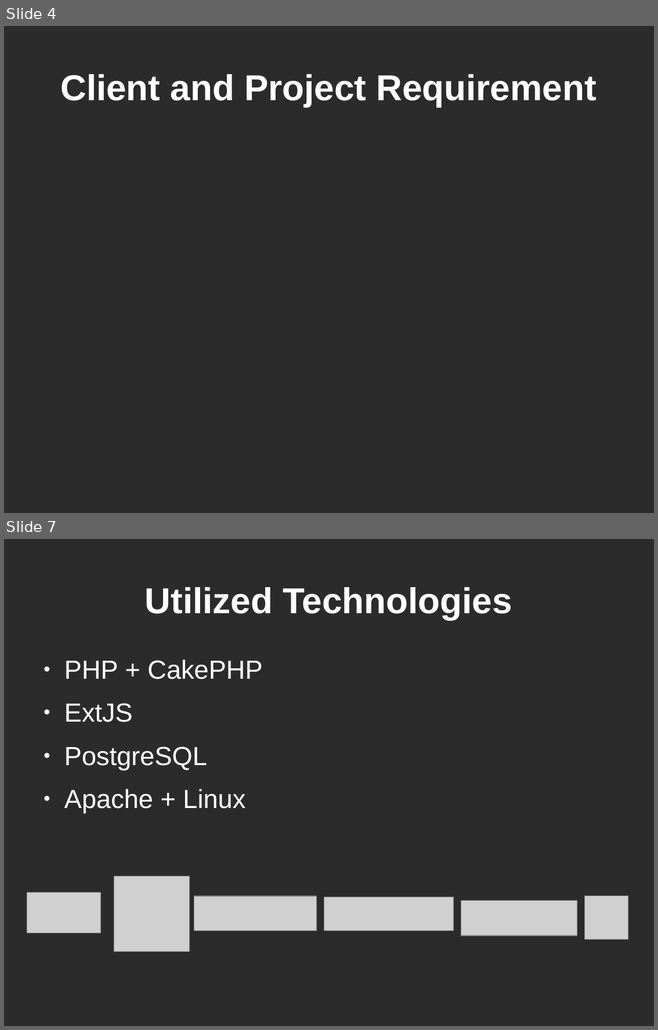
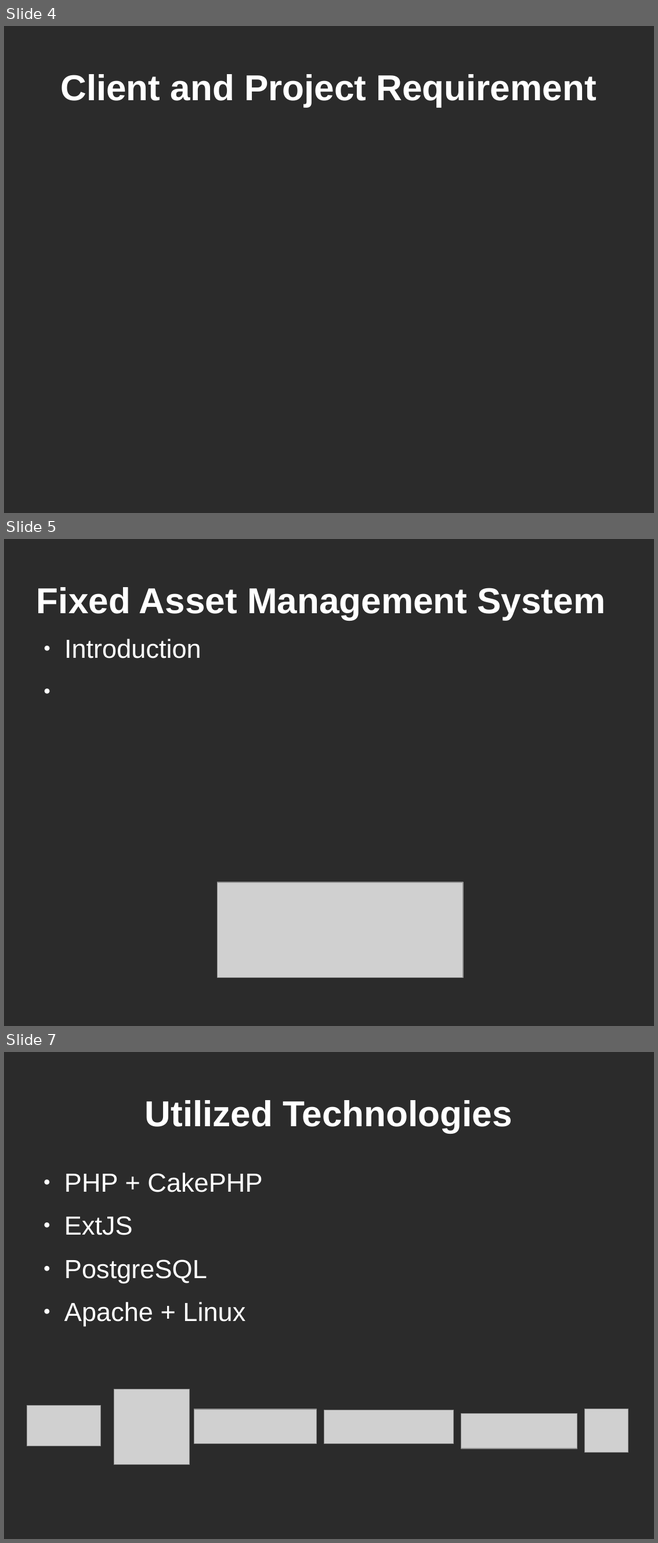
Before and after one commit to kind-technologies/FAMS, a slide deck: docs/presentation.odp. Shown one above the other, each under a label of ours: slides 4 and 7 before the commit, slides 4, 5 and 7 after it; the slides between them are not shown. The pictures are 658x1030 and 658x1543 pixels, drawn with LibreOffice and Linux fonts; fonts in the diff are those of the drawing; grey boxes stand for pictures; background and template pictures are left out; a plain dark background stands for a picture behind light text. Boxes give left, top, right and bottom in pixels: in the first picture for what was removed or moved away, otherwise in the second. Text is boxed around its words. In the diff, an @@ line names an element or a change of style, - is before the commit and + after.

```diff
--- a/docs/presentation.odp
+++ b/docs/presentation.odp
@@ slide 5 added at bbox=[4, 539, 654, 1026], background picture (left out) @@
@@ title added at bbox=[36, 587, 605, 620], 44 pt, text #FFFFFF, bold @@
+Fixed Asset Management System
@@ text added at bbox=[64, 639, 201, 658], 32 pt, text #FFFFFF @@
+● Introduction
@@ picture added at bbox=[217, 883, 463, 977] @@
```
Also in this commit, not shown: 11 slides changed, 1 slide removed.
